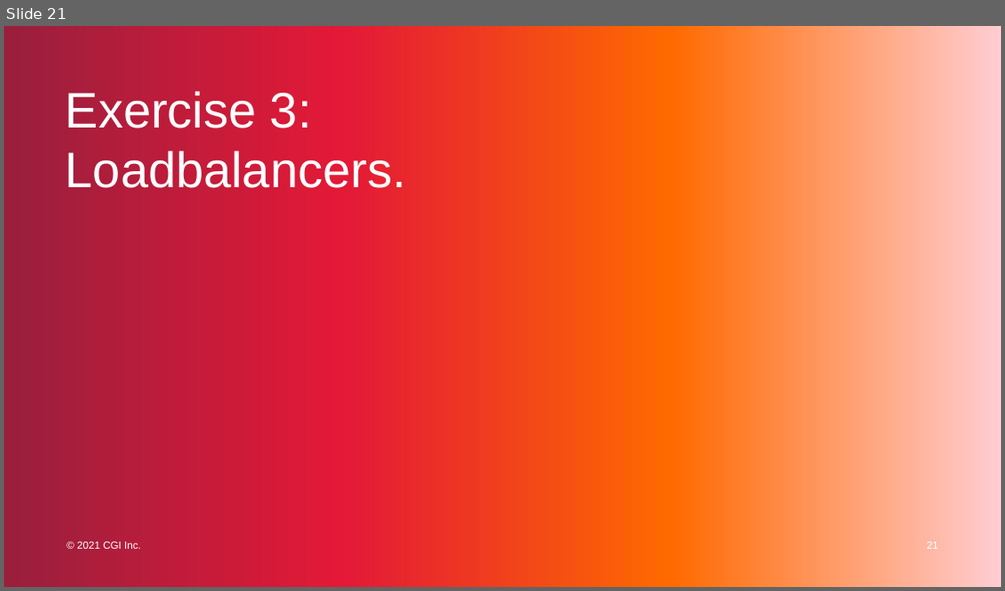
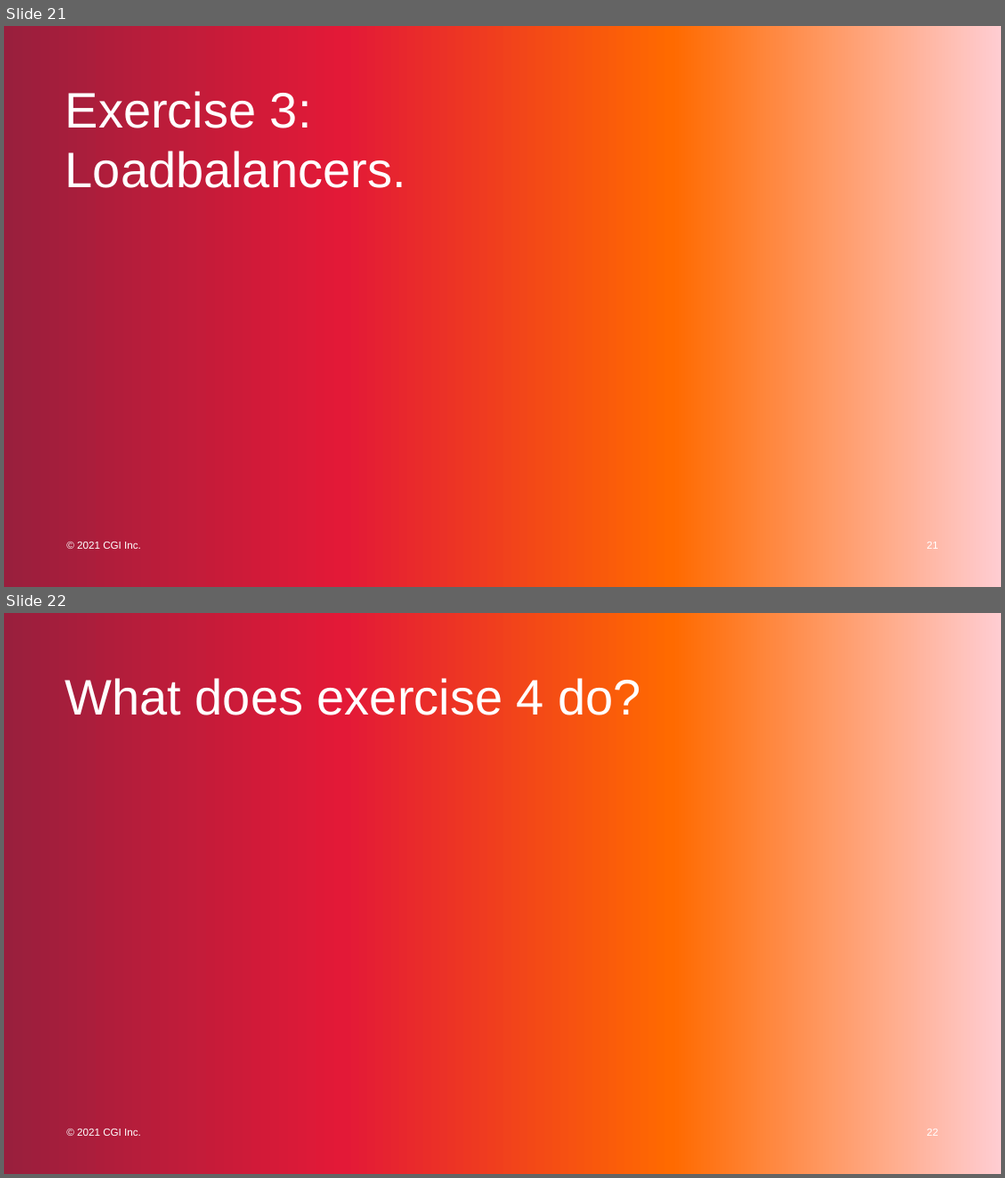
Before and after one commit to favna/docker-workshop, a slide deck: GC_Docker_2022.pptx. Shown one above the other, each under a label of ours: slide 21 before the commit, slides 21 and 22 after it. The pictures are 1005x591 and 1005x1178 pixels, drawn with LibreOffice and Linux fonts; fonts in the diff are those of the drawing. Boxes give left, top, right and bottom in pixels: in the first picture for what was removed or moved away, otherwise in the second. Text is boxed around its words. In the diff, an @@ line names an element or a change of style, - is before the commit and + after.

```diff
--- a/GC_Docker_2022.pptx
+++ b/GC_Docker_2022.pptx
@@ slide 22 added at bbox=[4, 613, 1001, 1174], background #FFFFFF; not listed: 3 template elements that a slide beside it also shows @@
@@ title added at bbox=[65, 678, 640, 715], 48 pt, text #FFFFFF @@
+What does exercise 4 do?
@@ page number added at bbox=[927, 1128, 938, 1135], 10 pt, text #FFFFFF @@
+22
```
Also in this commit, not shown: 1 slide changed, 1 slide removed.
